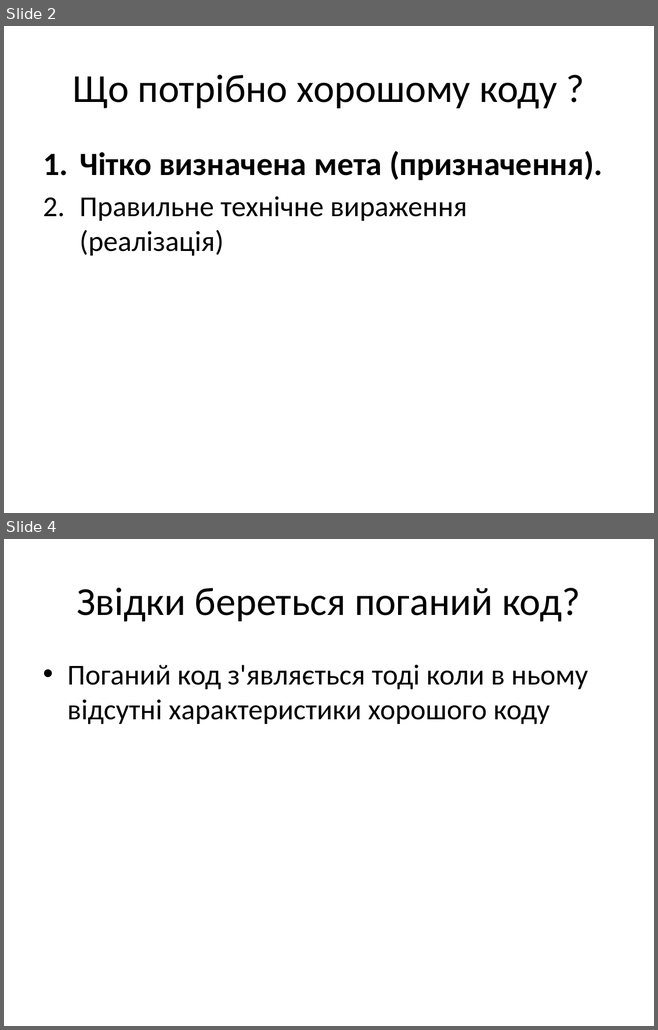
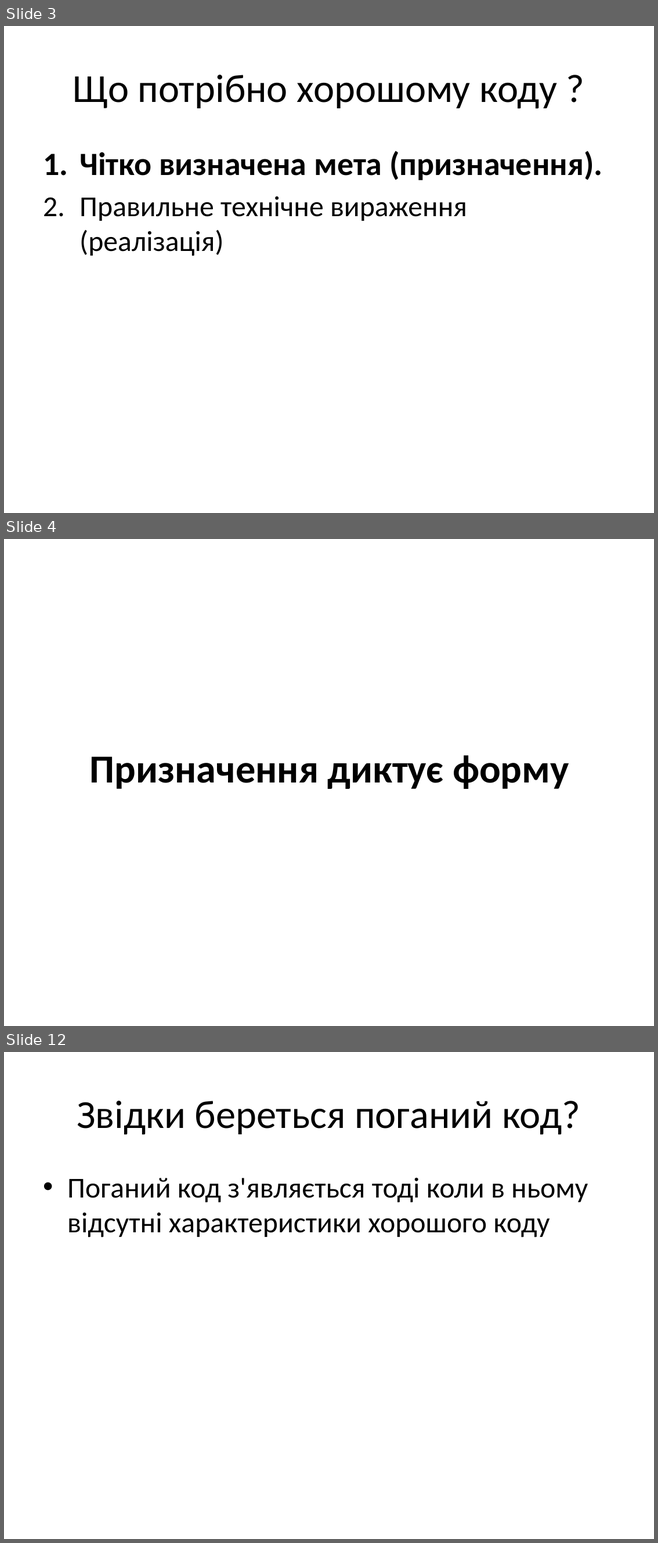
Before and after one commit to siryc/TORT, a slide deck: 1 Coding Practices/1 Coding practices Final.pptx. Shown one above the other, each under a label of ours: slides 2 and 4 before the commit, slides 3, 4 and 12 after it; the slides between them are not shown. The pictures are 658x1030 and 658x1543 pixels, drawn with LibreOffice and Linux fonts; fonts in the diff are those of the drawing. Boxes give left, top, right and bottom in pixels: in the first picture for what was removed or moved away, otherwise in the second. Text is boxed around its words. In the diff, an @@ line names an element or a change of style, - is before the commit and + after.

```diff
--- a/1 Coding Practices/1 Coding practices Final.pptx
+++ b/1 Coding Practices/1 Coding practices Final.pptx
@@ slide 4 added at (4,539,654,1026), background #FFFFFF @@
@@ title added at (90,755,568,789), 44 pt, text #000000, bold @@
+Призначення диктує форму
@@ what was slide 2 is now slide 3 @@
@@ what was slide 4 is now slide 12 @@
```
Also in this commit, not shown: 1 slide changed, 7 other slides added.
